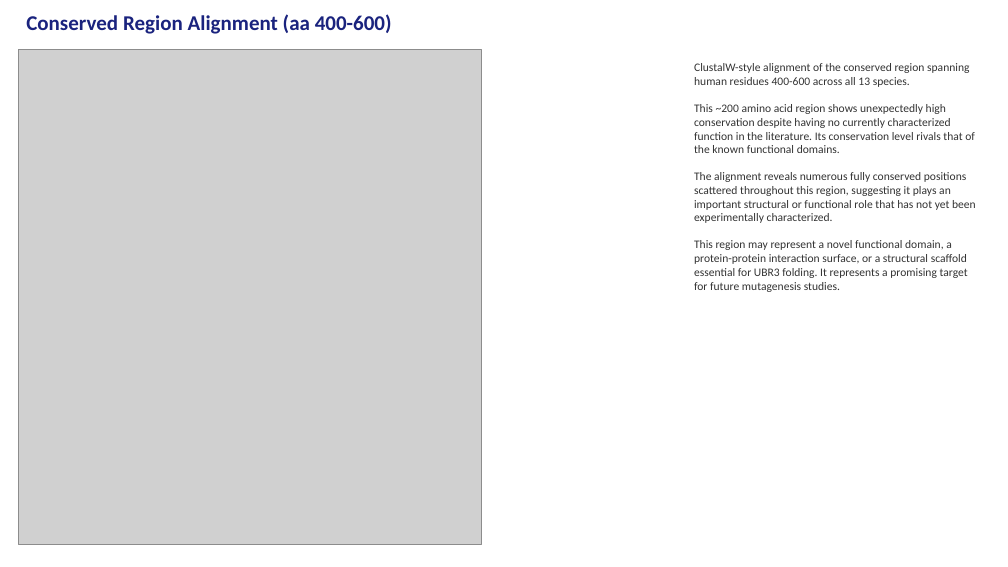
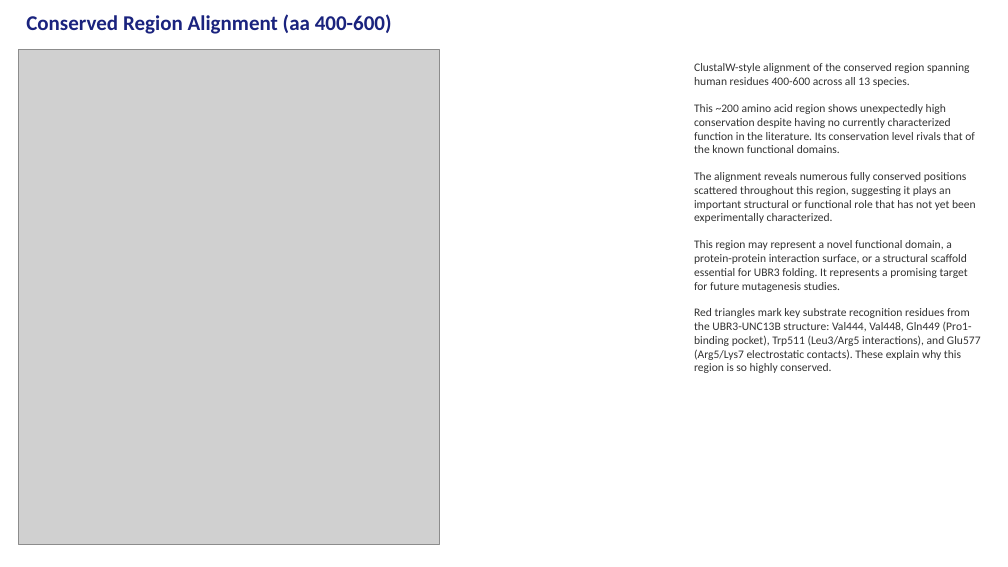
Before and after one commit to idobleicher/dianaMega, a slide deck: slide 18 of ubr3_alignment/UBR3_Analysis_Figures.pptx. Drawn at 1008x567 pixels with LibreOffice and Linux fonts; fonts in the diff are those of the drawing; grey boxes stand for pictures. Boxes give left, top, right and bottom in pixels: in the first picture for what was removed or moved away, otherwise in the second. Text is boxed around its words. In the diff, an @@ line names an element or a change of style, - is before the commit and + after.

```diff
--- a/ubr3_alignment/UBR3_Analysis_Figures.pptx
+++ b/ubr3_alignment/UBR3_Analysis_Figures.pptx
@@ picture: place and size @@
-picture at bbox=[19, 49, 481, 544]
+picture at bbox=[19, 49, 439, 544]
@@ text at bbox=[694, 308, 981, 373]: paragraph added @@
+Red triangles mark key substrate recognition residues from the UBR3-UNC13B structure: Val444, Val448, Gln449 (Pro1-binding pocket), Trp511 (Leu3/Arg5 interactions), and Glu577 (Arg5/Lys7 electrostatic contacts). These explain why this region is so highly conserved.
```
Also in this commit, not shown: 7 other slides changed, 53 other files.
